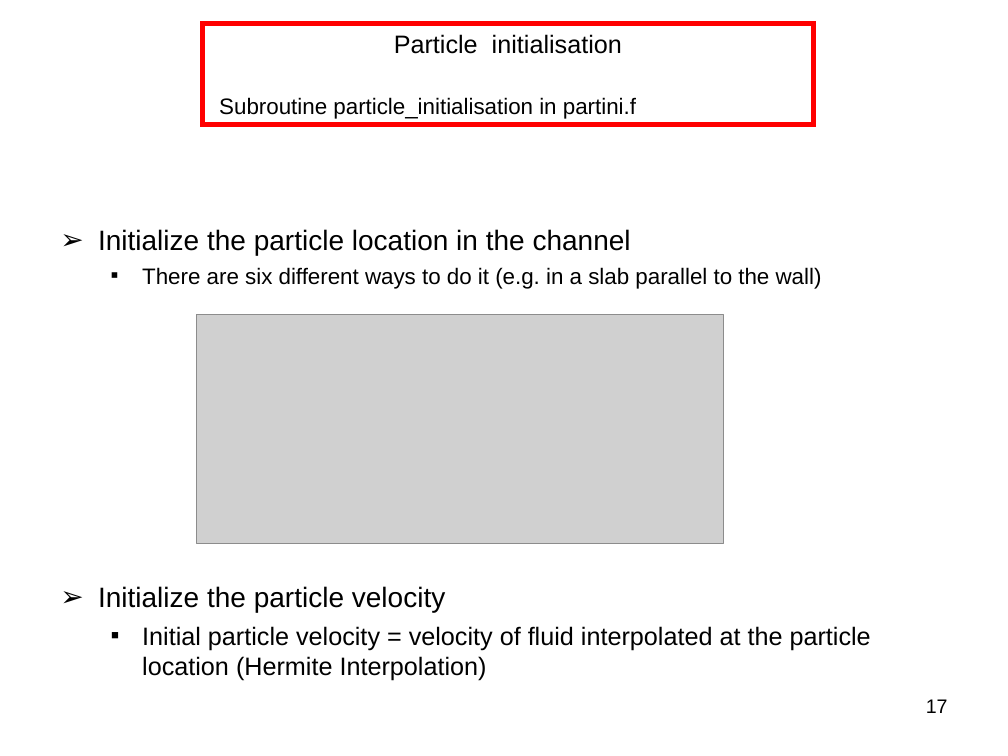
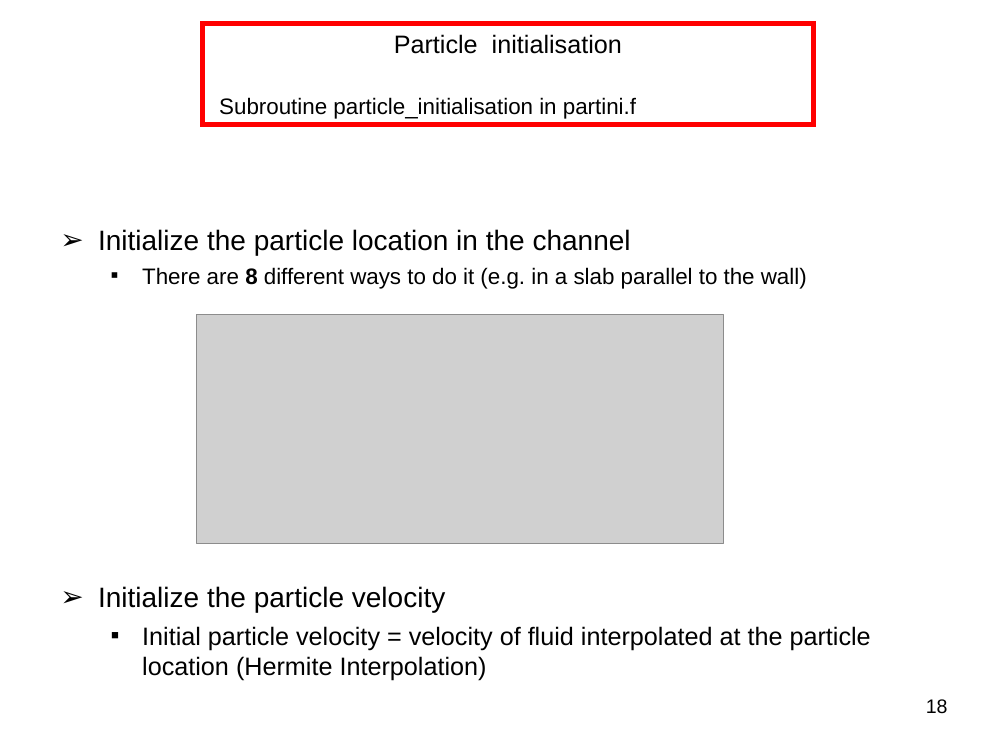
Before and after one commit to markus-abel/parpar, a slide deck: slide 18 of Suivi_lagrangien.ppt (slide 17 before the commit). Drawn at 1008x756 pixels with LibreOffice and Linux fonts; fonts in the diff are those of the drawing; grey boxes stand for pictures. Boxes give left, top, right and bottom in pixels: in the first picture for what was removed or moved away, otherwise in the second. Text is boxed around its words. In the diff, an @@ line names an element or a change of style, - is before the commit and + after.

```diff
--- a/Suivi_lagrangien.ppt
+++ b/Suivi_lagrangien.ppt
@@ text at <box>142,267,807,289</box>: text changed @@
-  ▪ There are six different ways to do it (e.g. in a slab parallel to the wall)
+  ▪ There are 8 different ways to do it (e.g. in a slab parallel to the wall)
@@ page number at <box>926,699,948,714</box>: text changed @@
-17
+18
```
Also in this commit, not shown: 6 other slides changed, 9 slides added.
